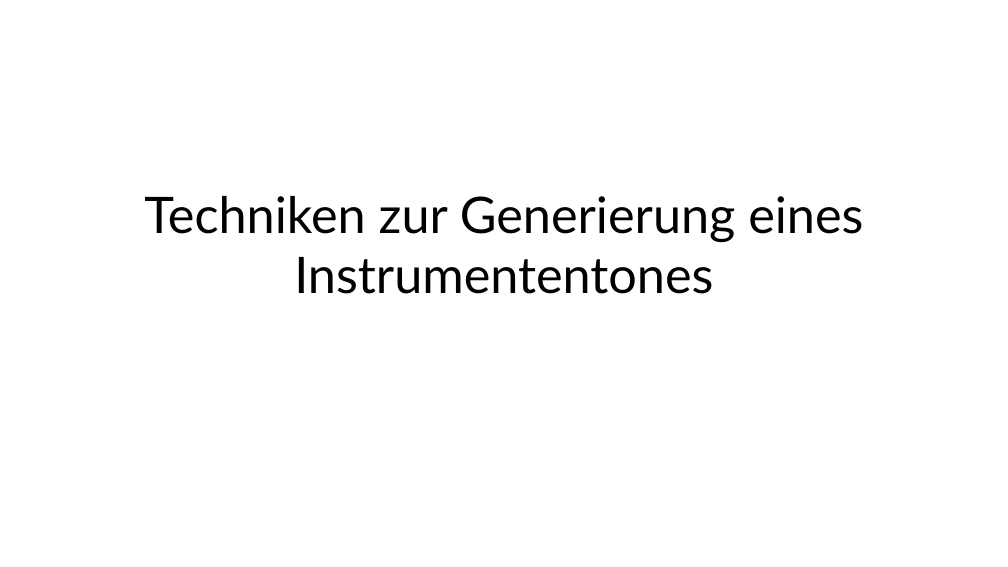
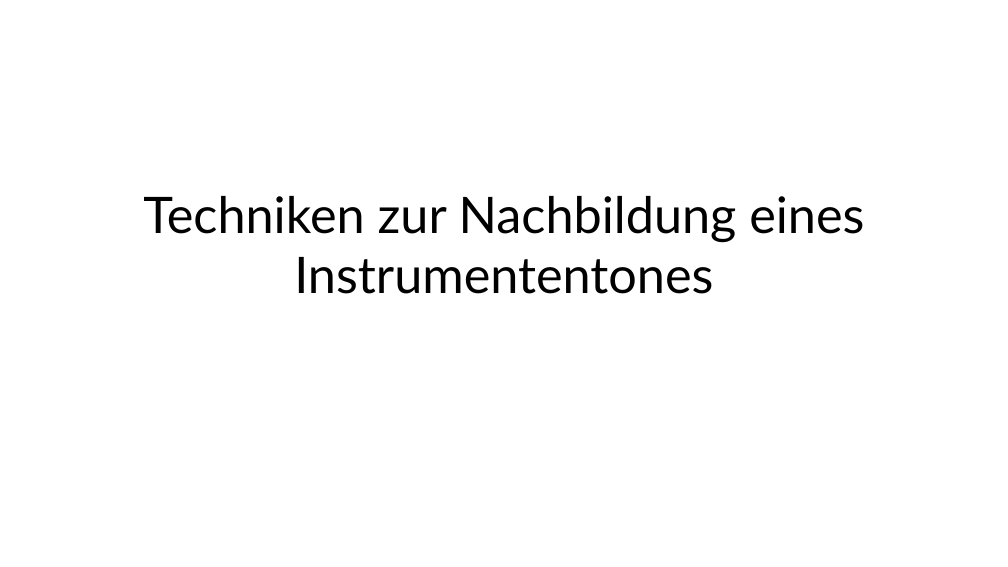
Before and after one commit to MBulli/VSeminar, a slide deck: slide 3 of Praesentation/FMSynthese-Gary.pptx. Drawn at 1008x567 pixels with LibreOffice and Linux fonts; fonts in the diff are those of the drawing; background and template pictures are left out. Boxes give left, top, right and bottom in pixels: in the first picture for what was removed or moved away, otherwise in the second. Text is boxed around its words. In the diff, an @@ line names an element or a change of style, - is before the commit and + after.

```diff
--- a/Praesentation/FMSynthese-Gary.pptx
+++ b/Praesentation/FMSynthese-Gary.pptx
@@ title at (x1=143, y1=196, x2=864, y2=294): text changed @@
-Techniken zur Generierung eines Instrumententones
+Techniken zur Nachbildung eines Instrumententones
```
Also in this commit, not shown: 20 other slides changed, 2 other files.
